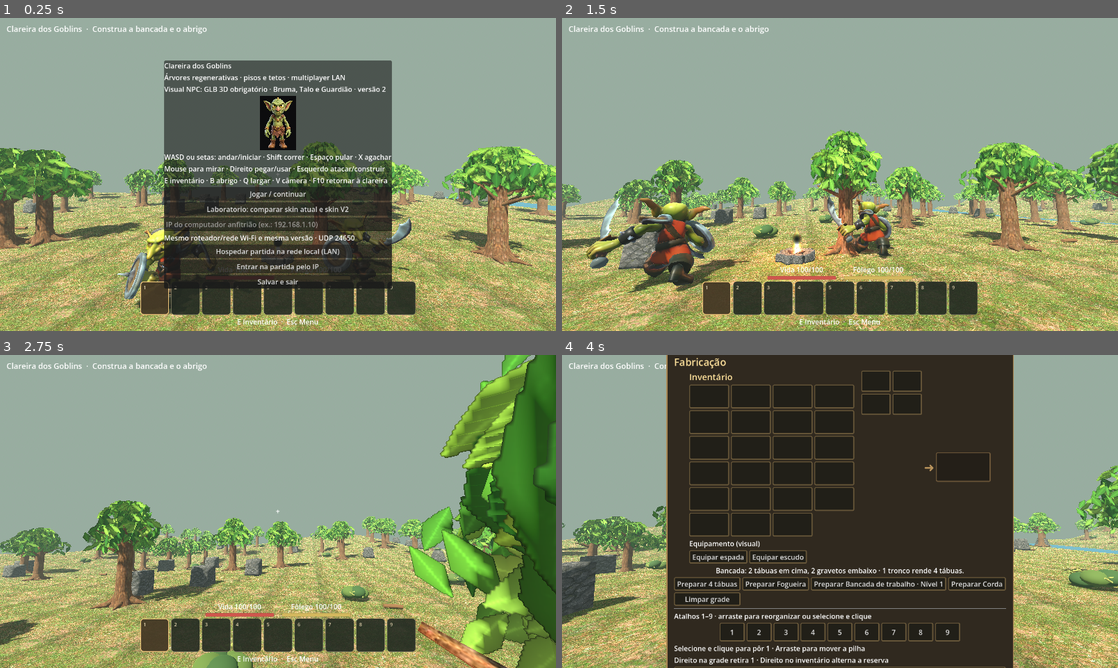
Above: before the commit, frames 1-4 (two rows, left to right).
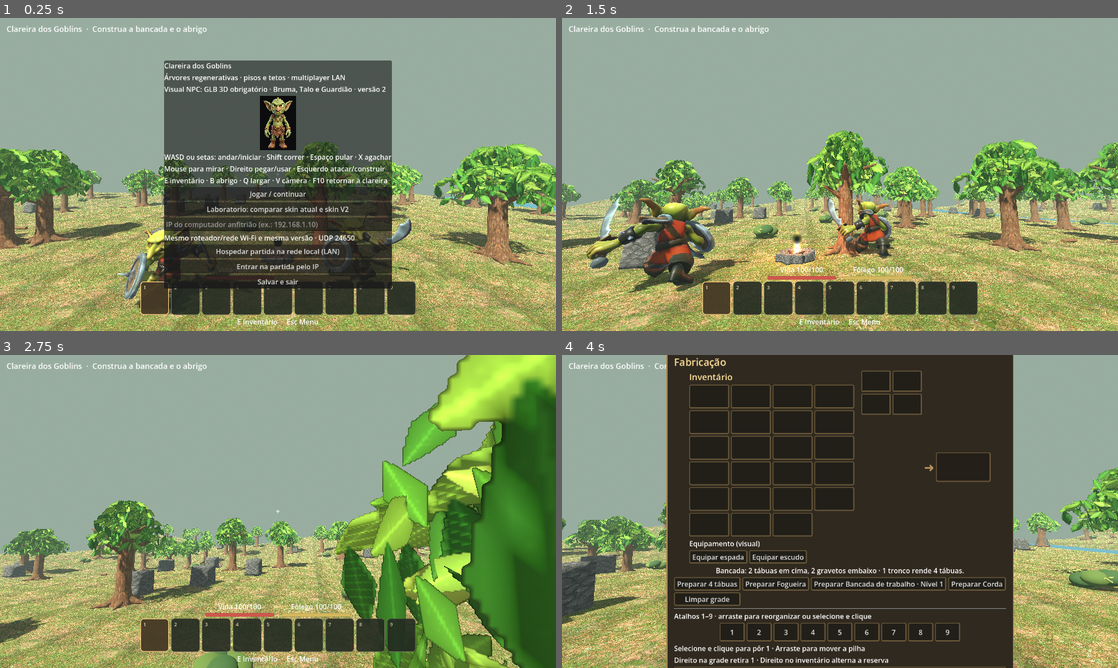
Above: after the commit, the same moments.

Repository: clebertressi88/clareira-dos-goblins
Game: Godot game, scene res://main.tscn
The game is run twice, just before and just after one commit, with the same random seed, the same clock (stepped at 60 frames per second) and the same inputs.
Inputs (mouse positions are in pixels of both pictures, inside the frame that each line leads up to):
- Up to frame 1 (0.25 s): no input
- Up to frame 2 (1.5 s): click "Jogar / continuar" at 0.5 s; tap Enter at 1.25, 1.35 s; move the mouse to (867, 174) at 1.27 s; hold W (goblin_frente) from 1.28 s (still down); click (867, 174) at 1.42 s
- Up to frame 3 (2.75 s): keep holding W (goblin_frente); tap Space at 1.52, 1.82, 2.27, 2.57 s; move the mouse to (250, 511) at 2.02 s; tap Keypad Enter at 2.1 s
- Up to frame 4 (4 s): keep holding W (goblin_frente); move the mouse to (851, 505) at 2.77 s; hold Shift 2.78-3.53 s; move the mouse to (834, 517) at 3.52 s; tap E at 3.6 s; click (834, 517) at 3.67 s; tap Space at 3.77 s

The runs differ from the first frame. In frame 1, 7.0% of the frame differs, in the area x 0-100%, y 39-77%; in frame 2, 8.7%; in frame 3, 27%, in the area x 0-100%, y 0-100%; in frame 4, 2.7%.

Commit message:
feat: galhos organicos com origem embutida e ponta afunilada

Diff:
--- a/Projeto-Godot/forest_tree_visual.gd
+++ b/Projeto-Godot/forest_tree_visual.gd
@@ -3,6 +3,7 @@
 ## Cartoes de folhas recortadas e cruzadas, semente estavel por arvore.
 static var shared_leaf_material: StandardMaterial3D
 static var shared_leaf_mesh: QuadMesh
+const WOOD := preload("res://forest_wood_geometry.gd")
 
 static func _leaf_material() -> StandardMaterial3D:
 	if shared_leaf_material != null:
@@ -33,9 +34,9 @@
 		var angle := TAU*float(i)/7.0+rng.randf_range(-0.24,0.24)
 		var height := rng.randf_range(1.45,2.24)
 		var radius := rng.randf_range(0.65,1.02)
-		var start := Vector3(cos(angle)*0.11,height,sin(angle)*0.11)
-		var tip := Vector3(cos(angle)*radius,height+0.36,sin(angle)*radius)
-		_add_branch(growth,start,tip,bark)
+		var start := Vector3(cos(angle)*0.055,height,sin(angle)*0.055)
+		var tip := Vector3(cos(angle)*radius,height+rng.randf_range(0.24,0.55),sin(angle)*radius)
+		WOOD.make_branch(growth,start,tip,rng.randf_range(0.078,0.117),bark)
 
 	# Copas compostas de ramos e folhas pequenas em varias profundidades.
 	# Duas cartas cruzadas em cada volume deixam as folhas visiveis de todos os lados.
@@ -52,20 +53,6 @@
 		var angle := float(i)*TAU/6.0
 		_add_leaf_cluster(growth,Vector3(cos(angle)*0.24,3.04+variation,sin(angle)*0.24),0.59,angle,rng)
 
-static func _add_branch(parent: Node3D, start: Vector3, tip: Vector3, bark: Material) -> void:
-	var delta := tip-start
-	var mesh := CylinderMesh.new()
-	mesh.bottom_radius = 0.07
-	mesh.top_radius = 0.025
-	mesh.height = delta.length()
-	mesh.radial_segments = 6
-	var part := MeshInstance3D.new()
-	part.mesh = mesh
-	part.material_override = bark
-	part.position = (start+tip)*0.5
-	part.quaternion = Quaternion(Vector3.UP,delta.normalized())
-	parent.add_child(part)
-
 static func _add_leaf_cluster(parent: Node3D, pos: Vector3, extent: float, yaw: float, rng: RandomNumberGenerator) -> void:
 	var leaf_material := _leaf_material()
 	var leaf_mesh := _leaf_mesh()
